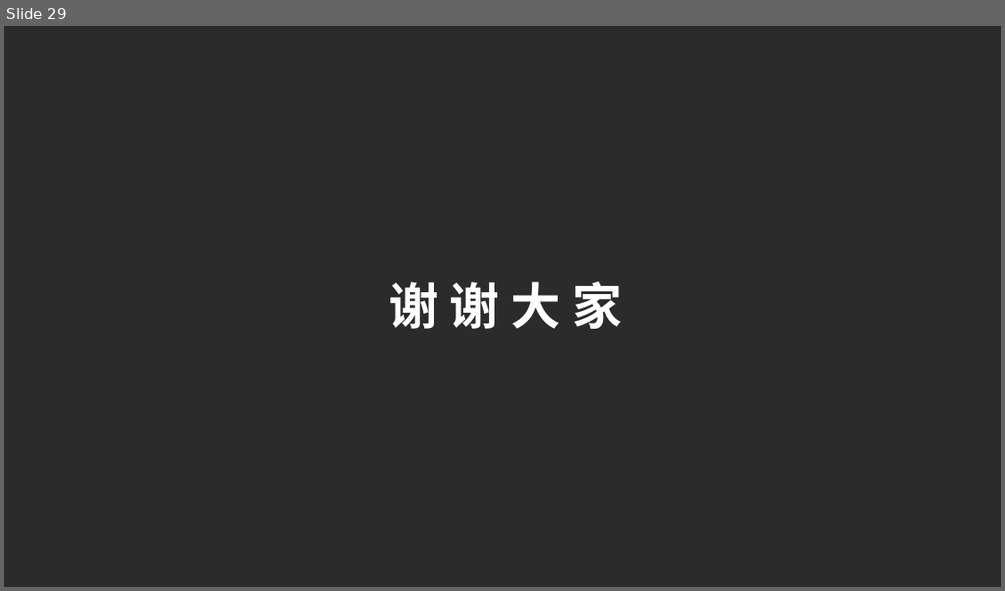
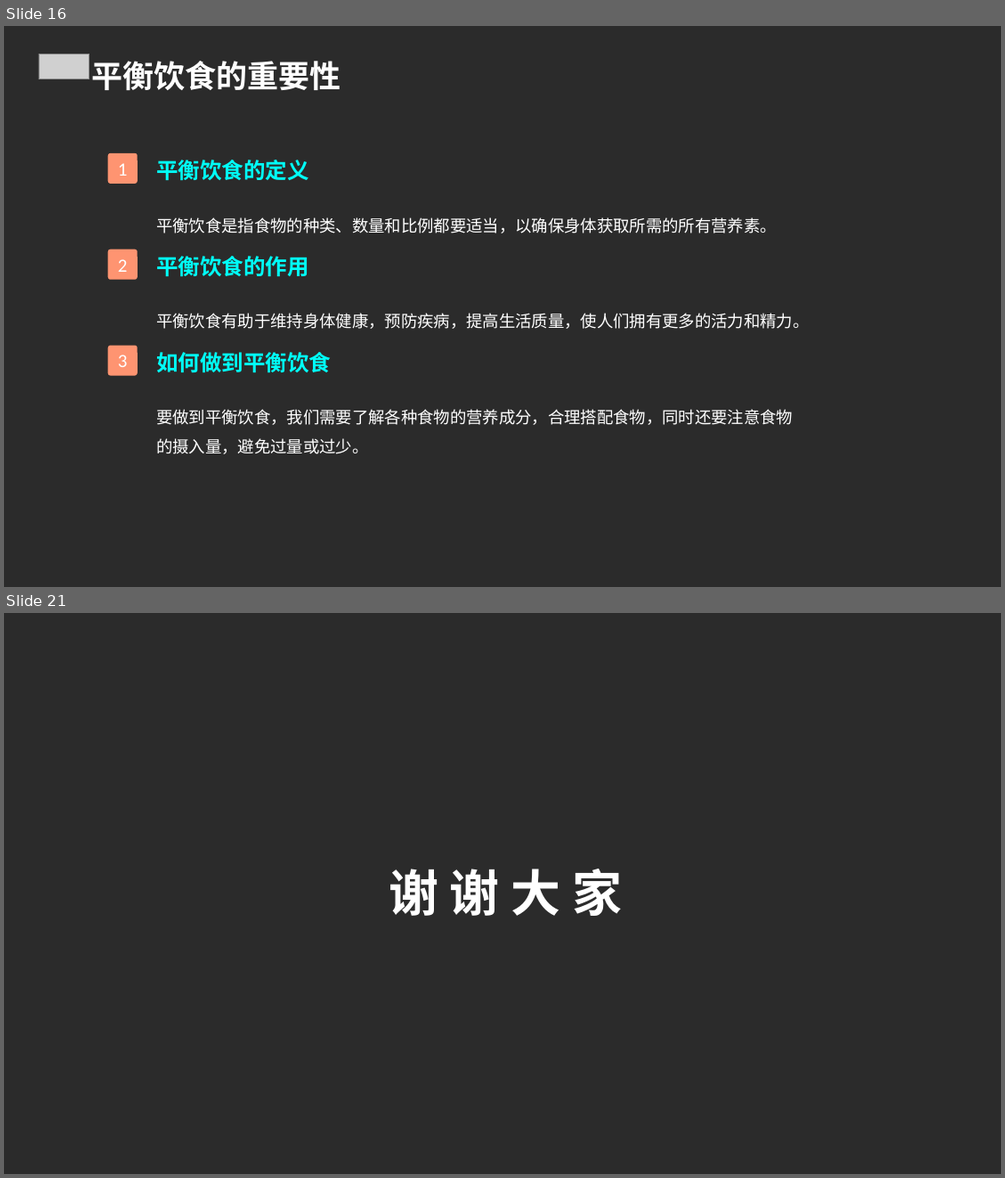
Before and after one commit to FlashLizard/Intelligent_Learning_Platform, a slide deck: src/generate_ppt/generate_ppt/ppttmp.ppt. Shown one above the other, each under a label of ours: slide 29 before the commit, slides 16 and 21 after it; the slides between them are not shown. The pictures are 1005x591 and 1005x1178 pixels, drawn with LibreOffice and Linux fonts; fonts in the diff are those of the drawing; grey boxes stand for pictures; background and template pictures are left out; a plain dark background stands for a picture behind light text. Boxes give left, top, right and bottom in pixels: in the first picture for what was removed or moved away, otherwise in the second. Text is boxed around its words. In the diff, an @@ line names an element or a change of style, - is before the commit and + after.

```diff
--- a/src/generate_ppt/generate_ppt/ppttmp.ppt
+++ b/src/generate_ppt/generate_ppt/ppttmp.ppt
@@ slide 16 added at (4,26,1001,587), background picture (left out) @@
@@ picture added at (39,54,89,79) @@
@@ text added at (92,61,341,90), 30 pt, text #FFFFFF, bold @@
+平衡饮食的重要性
@@ rounded rectangle added at (108,153,138,184), fill #FE9471, 18 pt, text #FFFFFF @@
+1
@@ text added at (156,160,777,233), 15.8 pt, text #FFFFFF @@
+平衡饮食的定义
+平衡饮食是指食物的种类、数量和比例都要适当，以确保身体获取所需的所有营养素。
@@ rounded rectangle added at (108,248,138,280), fill #FE9471, 18 pt, text #FFFFFF @@
+2
@@ text added at (156,256,809,329), 15.8 pt, text #FFFFFF @@
+平衡饮食的作用
+平衡饮食有助于维持身体健康，预防疾病，提高生活质量，使人们拥有更多的活力和精力。
@@ rounded rectangle added at (108,346,138,376), fill #FE9471, 18 pt, text #FFFFFF @@
+3
@@ text added at (156,352,793,454), 15.8 pt, text #FFFFFF @@
+如何做到平衡饮食
+要做到平衡饮食，我们需要了解各种食物的营养成分，合理搭配食物，同时还要注意食物的摄入量，避免过量或过少。
@@ what was slide 29 is now slide 21 @@
```
Also in this commit, not shown: 5 slides changed, 14 other slides added, 23 slides removed, 9 other files.
